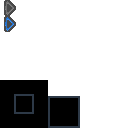
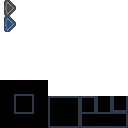
Layer changes from the first 128 x 128 image to the second:
painted on "Arrows" over [80, 96, 128, 128]
painted on "Malebene 2" over [80, 96, 128, 128]
painted on "Malebene 1" over [80, 96, 128, 128]
